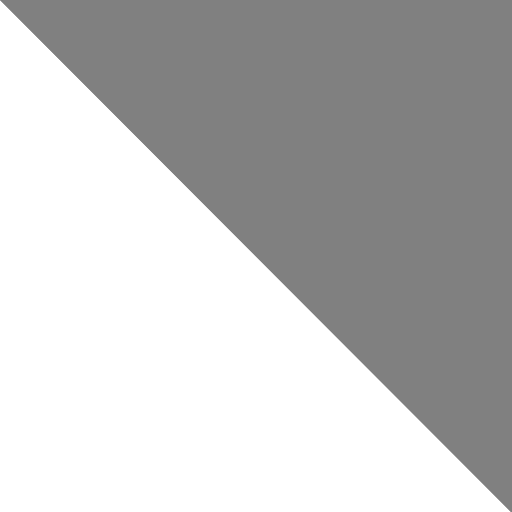
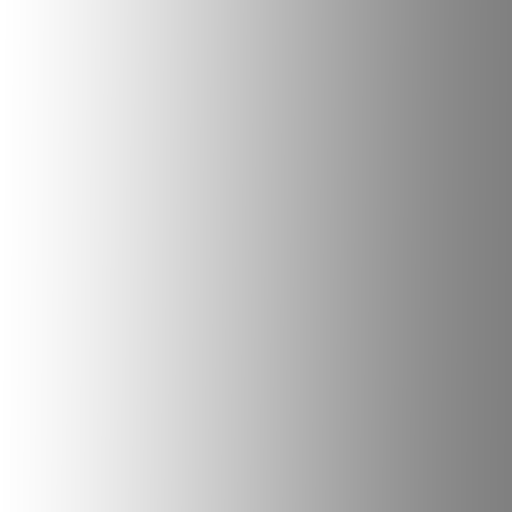
Layers edited between the first and the second (512, 512) image:
added layer "Contrast" above "Layer 1" over [0, 0, 510, 512]
hid "Layer 1" over [0, 0, 511, 512]
